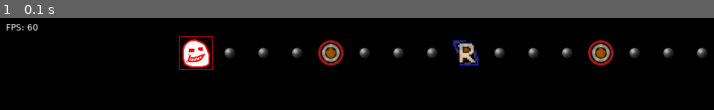
Above: before the commit, frame 1.
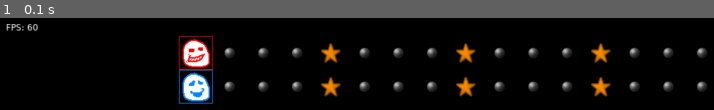
Above: after the commit, the same moment.

Repository: person6423/RapperProject
Game: LÖVE game, started from main.lua
The game is run twice, just before and just after one commit, with the same random seed, the same clock (stepped at 60 frames per second) and the same inputs.
Inputs:
- Up to frame 1 (0.1 s): no input

The runs differ from the first frame. In frame 1, 6.1% of the frame differs, in the area x 24-100%, y 23-94%.

Commit message:
Multiple rappers + duplicate charts for multiple rappers

Diff:
--- a/conf.lua
+++ b/conf.lua
@@ -3,4 +3,5 @@
     t.window.width = 1280
     t.window.height = 720
     t.window.vsync = 0
+    t.console = true
 end
--- a/main.lua
+++ b/main.lua
@@ -8,10 +8,13 @@
 ChartIconSize = 48
 ChartLength = 16
 ChartXPosition, ChartYPosition = (1280 - (ChartIconSize * ChartLength)) / 2, 30
-ChartButtons = {}
+MasterChartButtons = {}
+PlayerChartButtons = {}
 ChartBar = 0
 
-PlayerPosX = ChartXPosition
+MasterRapper = nil
+PlayerRapper = nil
+RapperTurn = 1
 
 local nextFrame = love.timer.getTime()
 
@@ -31,6 +34,8 @@
     Rapper = require "source.gameplay.Rapper"
     DebugUI = require "source.ui.DebugUI"
 
+    MasterRapper = Rapper.new(1, 1)
+    PlayerRapper = Rapper.new(2, 2)
     Chart.refreshChart()
 
     MusicTrack:play()
@@ -38,8 +43,10 @@
 
 function love.draw()
     Chart.draw()
-    for _, i in ipairs(ChartButtons) do i:draw() end
-    Rapper.draw()
+    for _, i in ipairs(MasterChartButtons) do i:draw() end
+    for _, i in ipairs(PlayerChartButtons) do i:draw() end
+    MasterRapper:draw()
+    PlayerRapper:draw()
     DebugUI.draw()
 
     local now = love.timer.getTime()
@@ -51,8 +58,10 @@
 end
 
 function love.update(dt)
-    for _, i in ipairs(ChartButtons) do i:update(dt) end
-    Rapper.update(dt)
+    for _, i in ipairs(MasterChartButtons) do i:update(dt) end
+    for _, i in ipairs(PlayerChartButtons) do i:update(dt) end
+    MasterRapper:update(dt)
+    PlayerRapper:update(dt)
     flux.update(dt)
     nextFrame = nextFrame + 1 / TargetFPS
 end
--- a/source/gameplay/Chart.lua
+++ b/source/gameplay/Chart.lua
@@ -7,17 +7,21 @@
 end
 
 function Chart.refreshChart()
-    for i = #ChartButtons, 1, -1 do
-        table.remove(ChartButtons, i)
+    for i = #MasterChartButtons, 1, -1 do
+        table.remove(MasterChartButtons, i)
+    end
+    for i = #PlayerChartButtons, 1, -1 do
+        table.remove(PlayerChartButtons, i)
     end
 
-    table.insert(ChartButtons, ChartButton.new(math.random(1, 6), 4))
-    table.insert(ChartButtons, ChartButton.new(math.random(1, 6), 8))
-    table.insert(ChartButtons, ChartButton.new(math.random(1, 6), 12))
+    ChartButton.newButton(math.random(1, 6), 4)
+    ChartButton.newButton(math.random(1, 6), 8)
+    ChartButton.newButton(math.random(1, 6), 12)
 end
 
-function Chart.draw()
+function Chart.drawChart(rapper)
     local chartIconsSliced = AssetLib.sliceSheet(ImagesChartIcons, ChartIconSize, ChartIconSize)
+    local Yposition = ChartYPosition + (rapper.id - 1) * ChartIconSize
 
     for i = 0, ChartLength - 1 do
         local ClipToUse = chartIconsSliced[7]
@@ -26,14 +30,19 @@
             ClipToUse = chartIconsSliced[8]
         end
 
-        love.graphics.draw(ImagesChartIcons, ClipToUse, IconX, ChartYPosition)
+        love.graphics.draw(ImagesChartIcons, ClipToUse, IconX, Yposition)
 
-        if IconX < PlayerPosX then
+        if IconX < rapper.x then
             love.graphics.setBlendMode("add")
-            love.graphics.draw(ImagesChartIcons, ClipToUse, IconX, ChartYPosition)
+            love.graphics.draw(ImagesChartIcons, ClipToUse, IconX, Yposition)
             love.graphics.setBlendMode("alpha")
         end
     end
 end
 
+function Chart.draw()
+    Chart.drawChart(MasterRapper)
+    Chart.drawChart(PlayerRapper)
+end
+
 return Chart
--- a/source/gameplay/ChartButton.lua
+++ b/source/gameplay/ChartButton.lua
@@ -4,7 +4,7 @@
 local ChartButton = {}
 ChartButton.__index = ChartButton
 
-function ChartButton.new(button, tileX)
+function ChartButton.newSingleButton(button, tileX, forRapper)
     local self = setmetatable({}, ChartButton)
     self.button = button
     self.tileX = tileX
@@ -13,9 +13,15 @@
     self.width = 1
     self.height = 1
     self.scale = 0.75
-    self.colour = {1, 1, 1, 0.75}
+    self.colour = {1, 1, 1, 0}
     self.additive = 0
+    self.forRapper = forRapper
     return self
+end
+
+function ChartButton.newButton(button, tileX)
+    table.insert(MasterChartButtons, ChartButton.newSingleButton(button, tileX, MasterRapper))
+    table.insert(PlayerChartButtons, ChartButton.newSingleButton(button, tileX, PlayerRapper))
 end
 
 function ChartButton:draw()
@@ -31,7 +37,7 @@
         ImagesChartIcons, --Image
         chartIconsSliced[self.button], --Quad
         self.posX + ChartIconSize / 2, --X position
-        ChartYPosition + ChartIconSize / 2, --Y position
+        (ChartYPosition + ChartIconSize / 2) + (self.forRapper.id - 1) * ChartIconSize, --Y position
         0, --Rotation
         self.width * self.scale, --Width
         self.height * self.scale, --Height
@@ -49,7 +55,7 @@
 end
 
 function ChartButton:update(dt)
-    if PlayerPosX < self.posX or self.pressedTime > -1 then return end
+    if self.forRapper.x < self.posX or self.pressedTime > -1 then return end
     self.pressedTime = self.pressedTime + 1
 
     self.colour = {1, 1, 1, 1}
--- a/source/gameplay/Rapper.lua
+++ b/source/gameplay/Rapper.lua
@@ -1,23 +1,44 @@
+local AssetLib = require "PersonsLoveLib.AssetLib"
+
 local BPM = 102
 
 local Rapper = {}
+Rapper.__index = Rapper
 
-function Rapper.draw()
-    love.graphics.draw(ImagesRapperIcons, PlayerPosX, ChartYPosition)
+function Rapper.new(icon, id)
+    local self = setmetatable({}, Rapper)
+    self.icon = icon
+    self.id = id
+    self.x = ChartXPosition
+    return self
 end
 
-function Rapper.update(dt)
+function Rapper:draw()
+    local rapperIconsSliced = AssetLib.sliceSheet(ImagesRapperIcons, ChartIconSize, ChartIconSize)
+    love.graphics.draw(ImagesRapperIcons, rapperIconsSliced[self.icon], self.x, ChartYPosition + (self.id - 1) * ChartIconSize)
+end
+
+function Rapper:update(dt)
     local oldChartBar = ChartBar
     local songTime = MusicTrack:tell("seconds")
     local beat = songTime * BPM / 60
     ChartBar = math.floor(beat / 4)
     local barProgress = (beat % 4) / 4
 
-    if oldChartBar ~= ChartBar then
-        Chart.refreshChart()
+    if self.id == RapperTurn then
+        self.x = ChartXPosition + barProgress * (ChartIconSize * ChartLength)
+    else
+        self.x = ChartXPosition
     end
 
-    PlayerPosX = ChartXPosition + barProgress * (ChartIconSize * ChartLength)
+    if oldChartBar ~= ChartBar then
+        if RapperTurn == 2 then
+            Chart.refreshChart()
+            RapperTurn = 1
+        else
+            RapperTurn = 2
+        end
+    end
 end
 
 return Rapper
Binary file changed: assets/images/RapperIcons.png
